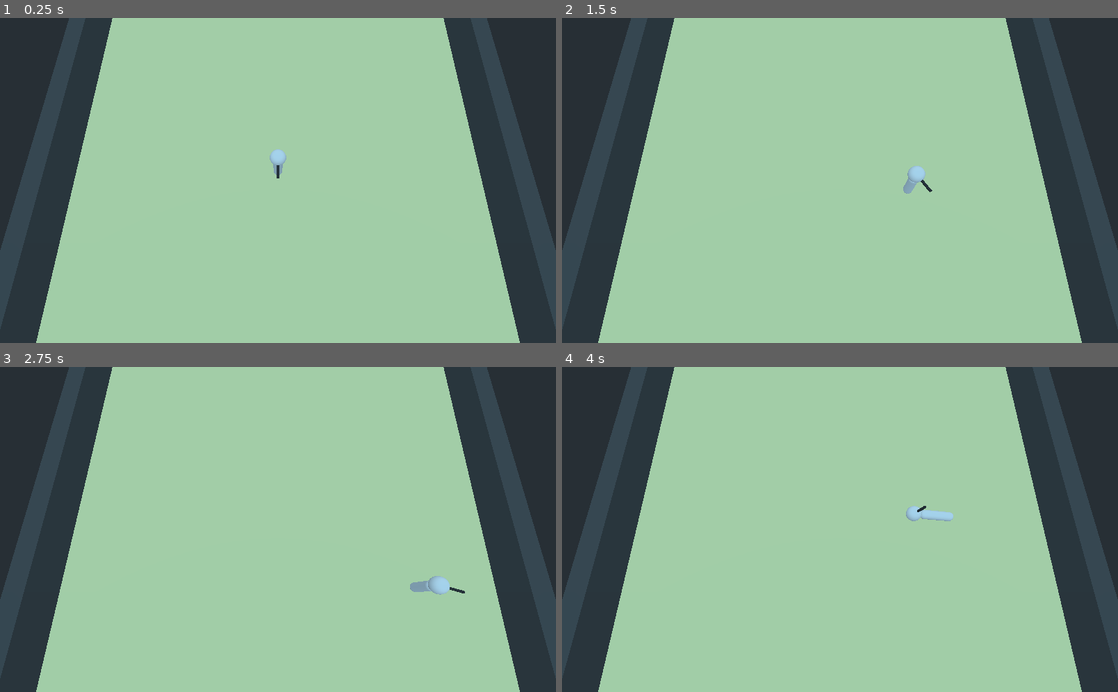
Above: before the commit, frames 1-4 (two rows, left to right).
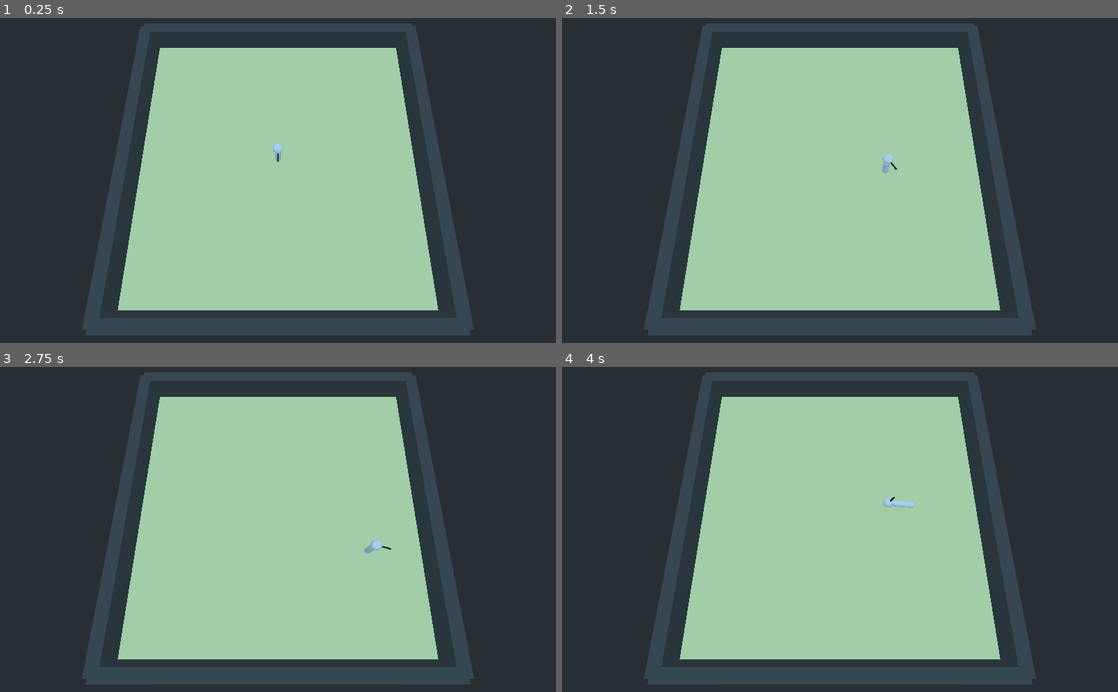
Above: after the commit, the same moments.

Repository: EyvanGames/ProjectOne
Game: Godot game, scene res://Scene/DopeLab.tscn
Same seed, same stepped clock (60 frames per second), same inputs: the game is played once before the commit and once after it.
Inputs:
- Up to frame 1 (0.25 s): no input
- Up to frame 2 (1.5 s): tap Enter at 0.5 s; hold Right (ui_right) 0.53-1.28 s; hold Down (ui_down) from 1.28 s (still down)
- Up to frame 3 (2.75 s): release Down (ui_down) at 2.03 s; hold Right (ui_right) from 2.03 s (still down)
- Up to frame 4 (4 s): release Right (ui_right) at 2.78 s; hold Up (ui_up) 2.78-3.53 s; hold Left (ui_left) from 3.53 s (still down)

The runs differ from the first frame. In frame 1, 39% of the frame differs, in the area x 0-100%, y 0-100%; in frame 2, 39%; in frame 3, 39%; in frame 4, 39%.

Commit message:
camera pos changed

Diff:
--- a/Scene/DopeLab.tscn
+++ b/Scene/DopeLab.tscn
@@ -95,5 +95,5 @@
 [node name="HatMan" parent="." instance=ExtResource( 1 )]
 
 [node name="Camera" type="Camera" parent="."]
-transform = Transform( 1, 0, 0, 0, 0.258819, 0.965926, 0, -0.965926, 0.258819, 0, 13, 4 )
+transform = Transform( 1, 0, 0, 0, 0.258819, 0.965926, 0, -0.965926, 0.258819, 0, 19, 7 )
 current = true
